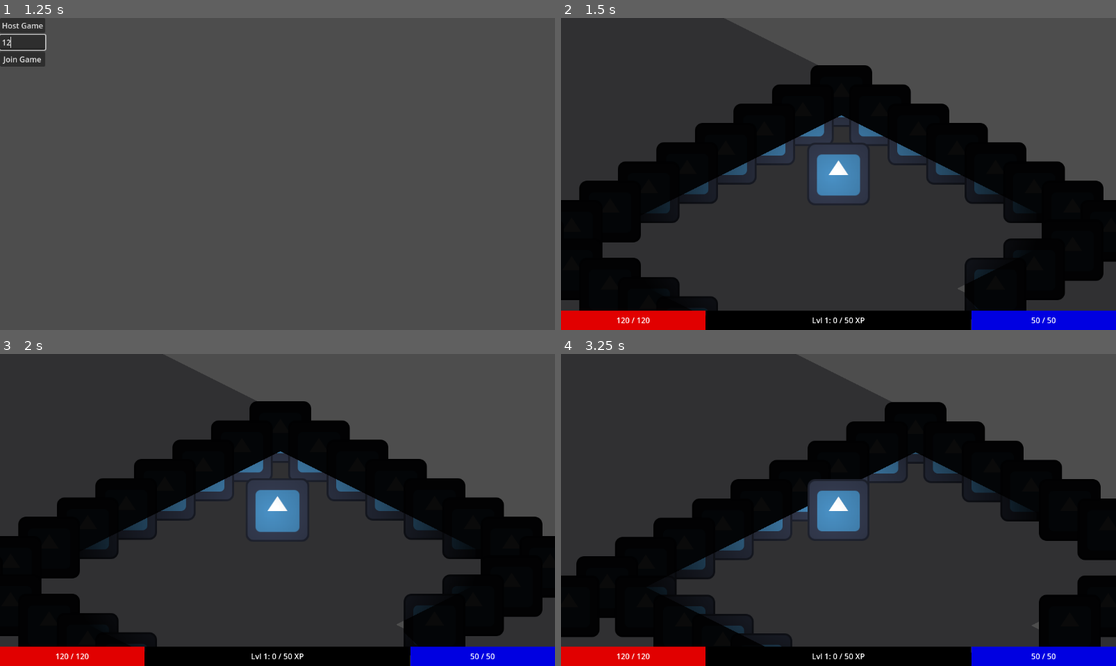
Above: before the commit, frames 1-4 (two rows, left to right).
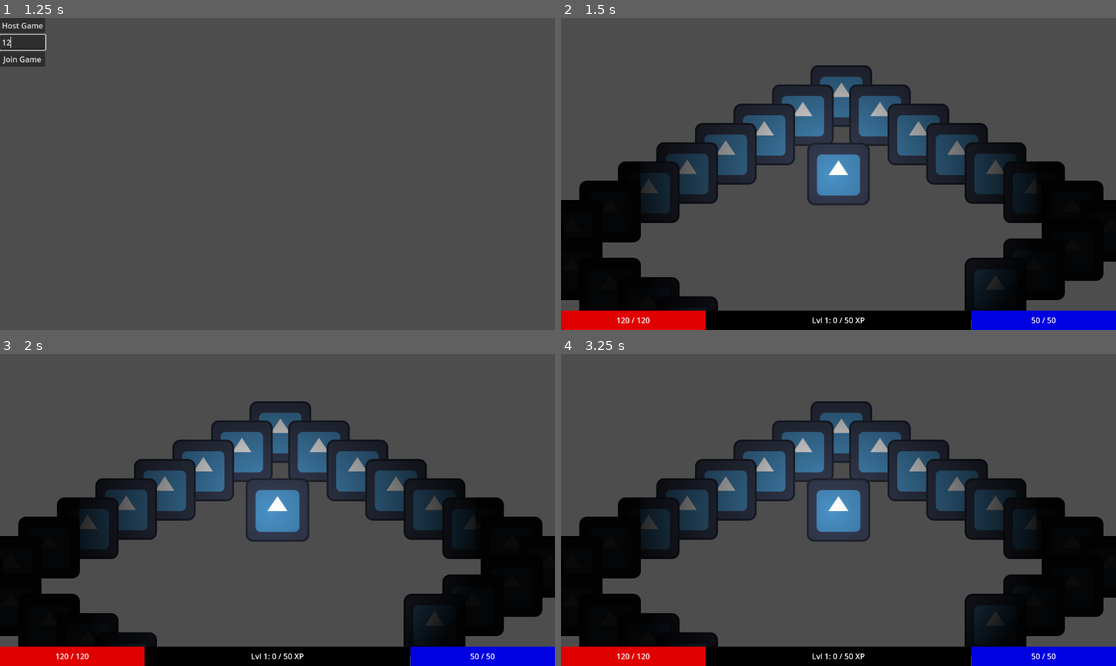
Above: after the commit, the same moments.

Repository: PietPadda/Godot_2D_ARPG
Game: Godot game, scene res://scenes/ui/main_menu.tscn
The game is run twice, just before and just after one commit, with the same random seed, the same clock (stepped at 60 frames per second) and the same inputs. The engine's default icon, where the game draws it, is replaced by a stand-in: a white triangle on a blue panel in a dark square.
Inputs (mouse positions are in pixels of both pictures, inside the frame that each line leads up to):
- Up to frame 1 (1.25 s): click (22, 42) at 0.52 s; type "12" at 0.6 s
- Up to frame 2 (1.5 s): click "Host Game" at 1.25 s
- Up to frame 3 (2 s): no input
- Up to frame 4 (3.25 s): tap Enter at 2 s; move the mouse to (960, 494) at 2.02 s; hold E (interact) 2.03-2.78 s; click (960, 494) at 2.17 s; tap Space at 2.75 s; move the mouse to (727, 525) at 2.77 s; click (727, 525) at 2.85 s

Frame 1 is identical in both runs. In frame 2, 52% of the frame differs, in the area x 0-100%, y 0-100%; in frame 3, 52%; in frame 4, 67%.

Commit message:
refactor(level): separate walls and floor into two TileMaps for correct shadow layering

Diff:
--- a/assets/tilesets/dungeon_tileset.tres
+++ b/assets/tilesets/dungeon_tileset.tres
@@ -22,7 +22,7 @@
 tile_shape = 1
 tile_layout = 5
 tile_size = Vector2i(160, 80)
-occlusion_layer_0/light_mask = 2
+occlusion_layer_0/light_mask = 1
 physics_layer_0/collision_layer = 1
 physics_layer_0/collision_mask = 0
 custom_data_layer_0/name = "is_walkable"
--- a/scenes/levels/main.tscn
+++ b/scenes/levels/main.tscn
@@ -13,7 +13,12 @@
 
 [node name="HUD" parent="." instance=ExtResource("4_j4d2a")]
 
-[node name="TileMapLayer" type="TileMapLayer" parent="."]
+[node name="FloorTileMap" type="TileMapLayer" parent="."]
+light_mask = 3
+visibility_layer = 3
+tile_set = ExtResource("5_u81e1")
+
+[node name="WallTiileMap" type="TileMapLayer" parent="."]
 light_mask = 3
 visibility_layer = 3
 tile_map_data = PackedByteArray("AAD7//n/AAAAAAAAAAD7//v/AAAAAAAAAAD7//3/AAAAAAAAAAD7////AAAAAAAAAAD7/wEAAAAAAAAAAAD7/w …(5408 unchanged characters)…
